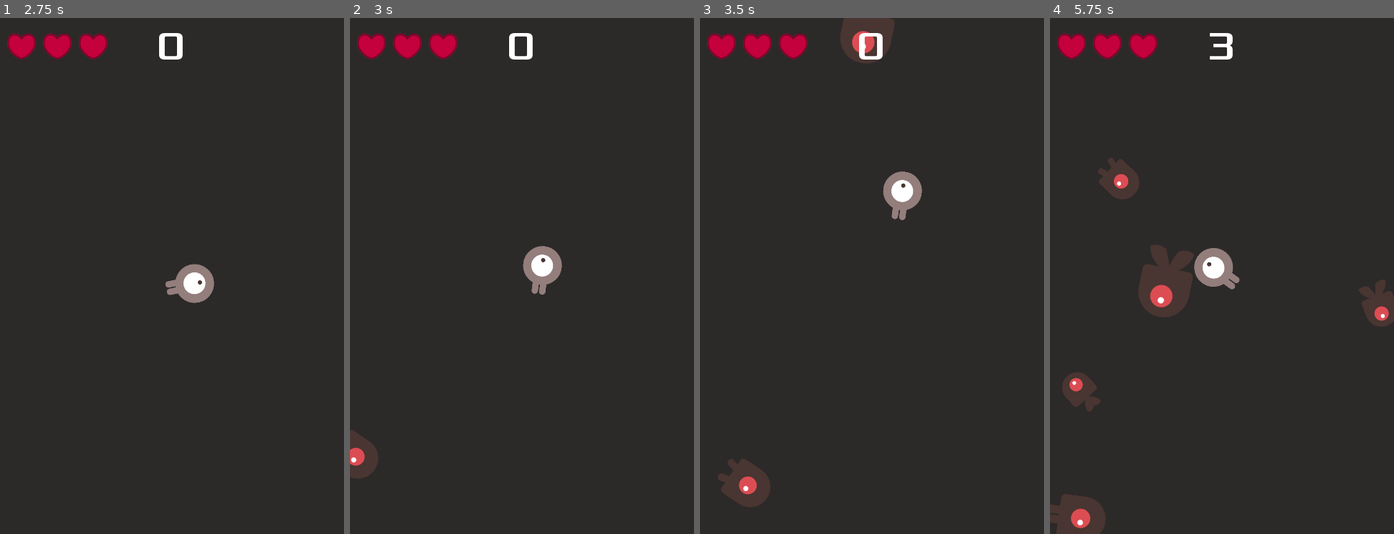
Above: before the commit, frames 1-4 (left to right).
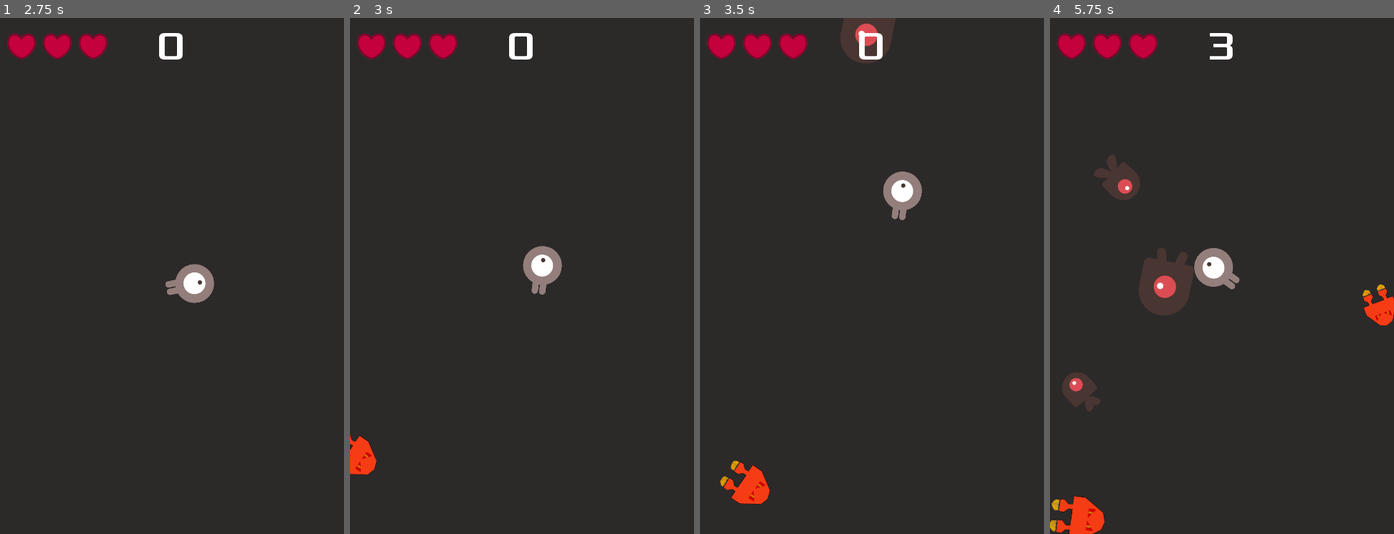
Above: after the commit, the same moments.

Repository: STYJ/Dodge-the-Creeps-enhanced-edition
Game: Godot game, scene res://main.tscn
Same seed, same stepped clock (60 frames per second), same inputs: the game is played once before the commit and once after it.
Inputs (mouse positions are in pixels of both pictures, inside the frame that each line leads up to):
- Up to frame 1 (2.75 s): click "Start" at 0.5 s; tap Enter at 1.25 s; move the mouse to (247, 250) at 1.27 s; click (247, 250) at 1.42 s; drag from (103, 301) to (223, 276) at 2.02 s
- Up to frame 2 (3 s): move the mouse to (556, 162) at 2.77 s; click (556, 162) at 2.92 s
- Up to frame 3 (3.5 s): no input
- Up to frame 4 (5.75 s): drag from (1204, 379) to (1118, 198) at 3.52 s; move the mouse to (1325, 353) at 4.27 s; click (1325, 353) at 4.42 s; drag from (1118, 198) to (1242, 286) at 5.02 s

Frame 1 is identical in both runs. In frame 2, 0.6% of the frame differs, in the area x 0-9%, y 79-90%; in frame 3, 1.2%; in frame 4, 2.4%, in the area x 0-100%, y 26-100%.

Commit message:
added new mob asset

Diff:
--- a/mob.tscn
+++ b/mob.tscn
@@ -11,6 +11,40 @@
 [ext_resource path="res://dodge_assets/art/jellyfish_3.png" type="Texture" id=9]
 [ext_resource path="res://dodge_assets/art/jellyfish_2.png" type="Texture" id=10]
 [ext_resource path="res://dodge_assets/art/jellyfish_1.png" type="Texture" id=11]
+[ext_resource path="res://dodge_assets/art/rocket_fish_7.png" type="Texture" id=12]
+[ext_resource path="res://dodge_assets/art/rocket_fish_4.png" type="Texture" id=13]
+[ext_resource path="res://dodge_assets/art/rocket_fish_6.png" type="Texture" id=14]
+[ext_resource path="res://dodge_assets/art/rocket_fish_3.png" type="Texture" id=15]
+[ext_resource path="res://dodge_assets/art/rocket_fish_1.png" type="Texture" id=16]
+[ext_resource path="res://dodge_assets/art/rocket_fish_2.png" type="Texture" id=17]
+[ext_resource path="res://dodge_assets/art/rocket_fish_25.png" type="Texture" id=18]
+[ext_resource path="res://dodge_assets/art/rocket_fish_5.png" type="Texture" id=19]
+[ext_resource path="res://dodge_assets/art/rocket_fish_22.png" type="Texture" id=20]
+[ext_resource path="res://dodge_assets/art/rocket_fish_21.png" type="Texture" id=21]
+[ext_resource path="res://dodge_assets/art/rocket_fish_23.png" type="Texture" id=22]
+[ext_resource path="res://dodge_assets/art/rocket_fish_24.png" type="Texture" id=23]
+[ext_resource path="res://dodge_assets/art/rocket_fish_26.png" type="Texture" id=24]
+[ext_resource path="res://dodge_assets/art/rocket_fish_20.png" type="Texture" id=25]
+[ext_resource path="res://dodge_assets/art/rocket_fish_31.png" type="Texture" id=26]
+[ext_resource path="res://dodge_assets/art/rocket_fish_10.png" type="Texture" id=27]
+[ext_resource path="res://dodge_assets/art/rocket_fish_9.png" type="Texture" id=28]
+[ext_resource path="res://dodge_assets/art/rocket_fish_8.png" type="Texture" id=29]
+[ext_resource path="res://dodge_assets/art/rocket_fish_11.png" type="Texture" id=30]
+[ext_resource path="res://dodge_assets/art/rocket_fish_12.png" type="Texture" id=31]
+[ext_resource path="res://dodge_assets/art/rocket_fish_13.png" type="Texture" id=32]
+[ext_resource path="res://dodge_assets/art/rocket_fish_14.png" type="Texture" id=33]
+[ext_resource path="res://dodge_assets/art/rocket_fish_15.png" type="Texture" id=34]
+[ext_resource path="res://dodge_assets/art/rocket_fish_16.png" type="Texture" id=35]
+[ext_resource path="res://dodge_assets/art/rocket_fish_17.png" type="Texture" id=36]
+[ext_resource path="res://dodge_assets/art/rocket_fish_18.png" type="Texture" id=37]
+[ext_resource path="res://dodge_assets/art/rocket_fish_19.png" type="Texture" id=38]
+[ext_resource path="res://dodge_assets/art/rocket_fish_28.png" type="Texture" id=39]
+[ext_resource path="res://dodge_assets/art/rocket_fish_27.png" type="Texture" id=40]
+[ext_resource path="res://dodge_assets/art/rocket_fish_32.png" type="Texture" id=41]
+[ext_resource path="res://dodge_assets/art/rocket_fish_29.png" type="Texture" id=42]
+[ext_resource path="res://dodge_assets/art/rocket_fish_33.png" type="Texture" id=43]
+[ext_resource path="res://dodge_assets/art/rocket_fish_34.png" type="Texture" id=44]
+[ext_resource path="res://dodge_assets/art/rocket_fish_30.png" type="Texture" id=45]
 
 [sub_resource type="SpriteFrames" id=1]
 animations = [ {
@@ -23,6 +57,11 @@
 "loop": true,
 "name": "swim",
 "speed": 3.0
+}, {
+"frames": [ ExtResource( 16 ), ExtResource( 17 ), ExtResource( 15 ), ExtResource( 13 ), ExtResource( 19 ), ExtResource( 14 ), ExtResource( 12 ), ExtResource( 29 ), ExtResource( 28 ), ExtResource( 27 ), ExtResource( 30 ), ExtResource( 31 ), ExtResource( 32 ), ExtResource( 33 ), ExtResource( 34 ), ExtResource( 35 ), ExtResource( 36 ), ExtResource( 37 ), ExtResource( 38 ), ExtResource( 25 ), ExtResource( 21 ), ExtResource( 20 ), ExtResource( 22 ), ExtResource( 23 ), ExtResource( 18 ), ExtResource( 24 ), ExtResource( 40 ), ExtResource( 39 ), ExtResource( 42 ), ExtResource( 45 ), ExtResource( 26 ), ExtResource( 41 ), ExtResource( 43 ), ExtResource( 44 ) ],
+"loop": true,
+"name": "RocketFish",
+"speed": 10.0
 }, {
 "frames": [ ExtResource( 11 ), ExtResource( 10 ), ExtResource( 9 ), ExtResource( 2 ), ExtResource( 1 ), ExtResource( 8 ) ],
 "loop": true,
@@ -47,7 +86,8 @@
 [node name="AnimatedSprite" type="AnimatedSprite" parent="."]
 scale = Vector2( 0.75, 0.75 )
 frames = SubResource( 1 )
-animation = "JellyFish"
+animation = "RocketFish"
+frame = 22
 playing = true
 
 [node name="CollisionShape2D" type="CollisionShape2D" parent="."]
Binary file added: dodge_assets/art/rocket_fish_1.png
Not shown, added: dodge_assets/art/rocket_fish_1.png.import
Binary file added: dodge_assets/art/rocket_fish_10.png
Not shown, added: dodge_assets/art/rocket_fish_10.png.import
Binary file added: dodge_assets/art/rocket_fish_11.png
Not shown, added: dodge_assets/art/rocket_fish_11.png.import
Binary file added: dodge_assets/art/rocket_fish_12.png
Not shown, added: dodge_assets/art/rocket_fish_12.png.import
Binary file added: dodge_assets/art/rocket_fish_13.png
Not shown, added: dodge_assets/art/rocket_fish_13.png.import
Binary file added: dodge_assets/art/rocket_fish_14.png
Not shown, added: dodge_assets/art/rocket_fish_14.png.import
(and 57 more such lines)
